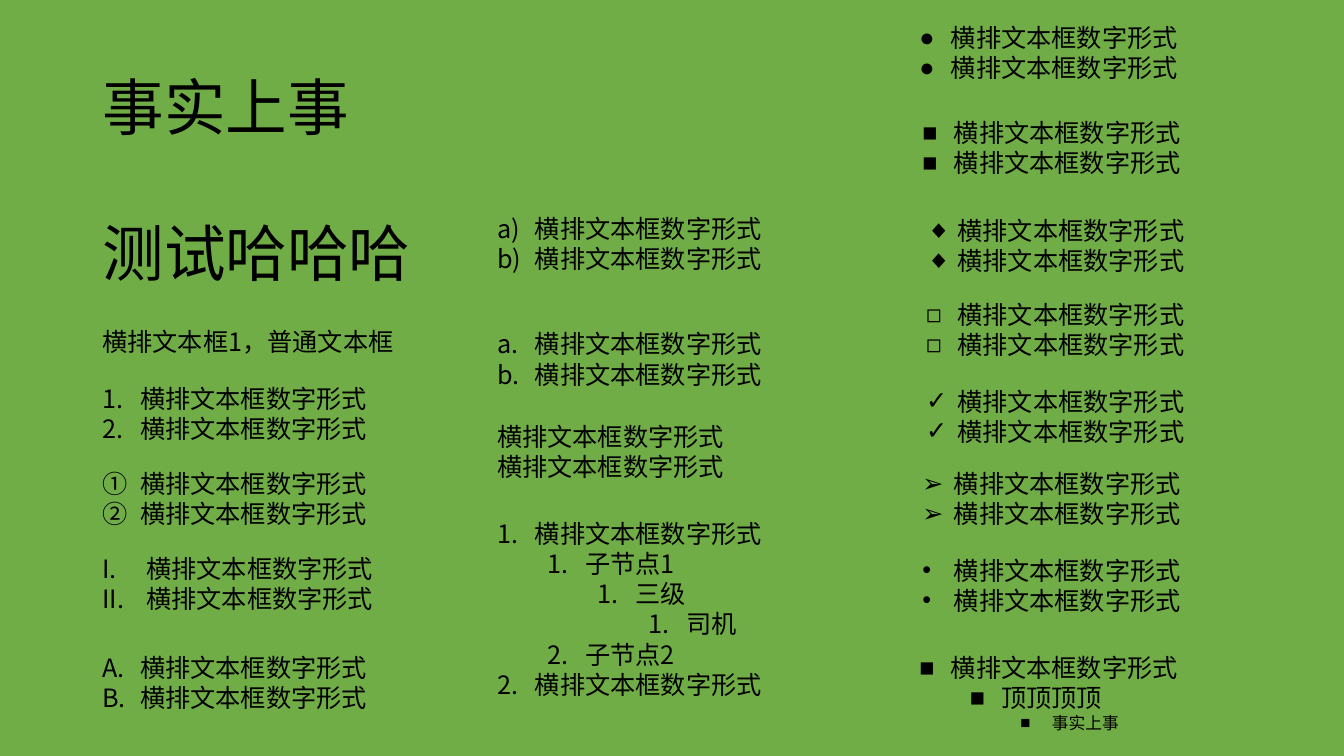
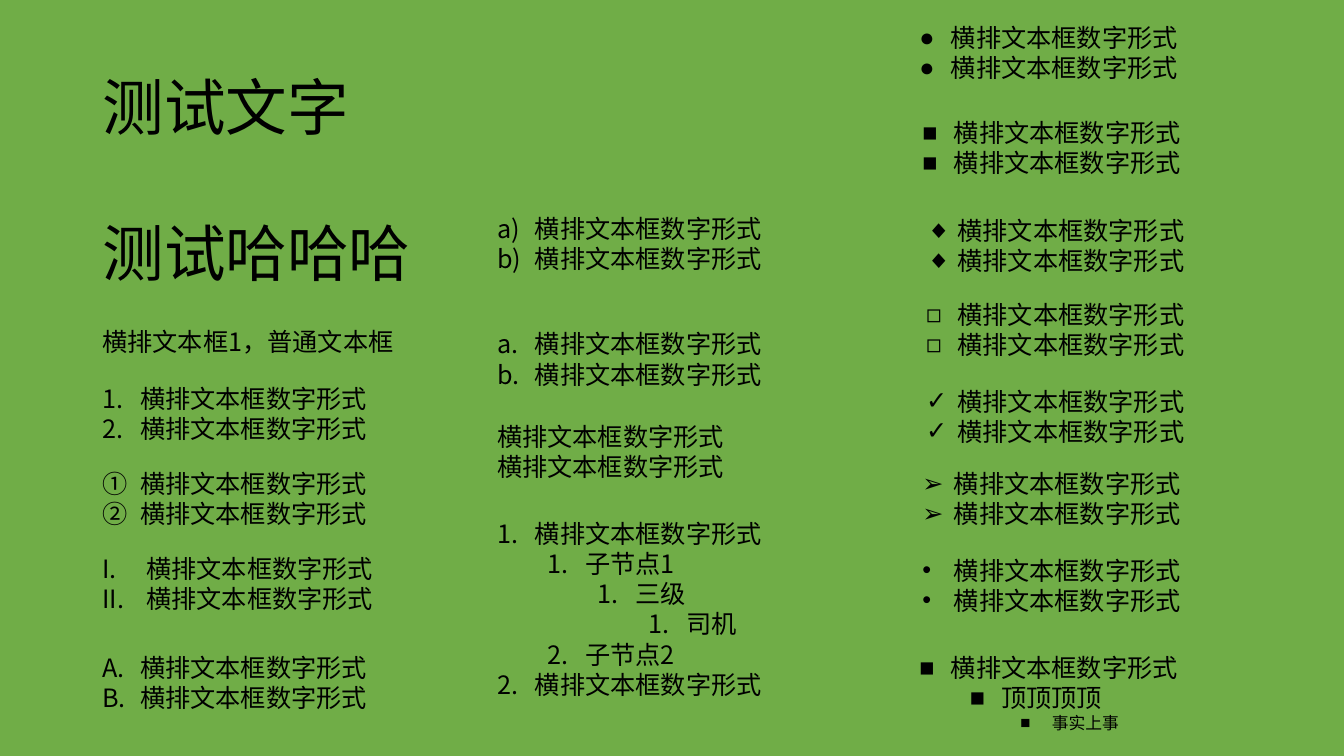
Before and after one commit to 501351981/vue-office, a slide deck: slide 3 of examples/dist/static/test-files/test.pptx (slide 4 before the commit). Drawn at 1344x756 pixels with LibreOffice and Linux fonts; fonts in the diff are those of the drawing. Boxes give left, top, right and bottom in pixels: in the first picture for what was removed or moved away, otherwise in the second. Text is boxed around its words. In the diff, an @@ line names an element or a change of style, - is before the commit and + after.

```diff
--- a/examples/dist/static/test-files/test.pptx
+++ b/examples/dist/static/test-files/test.pptx
@@ text at [102, 78, 348, 135]: text changed @@
-事实上事
+测试文字
```
Also in this commit, not shown: 2 other slides changed, 1 slide added, 2 slides removed, 16 other files.
